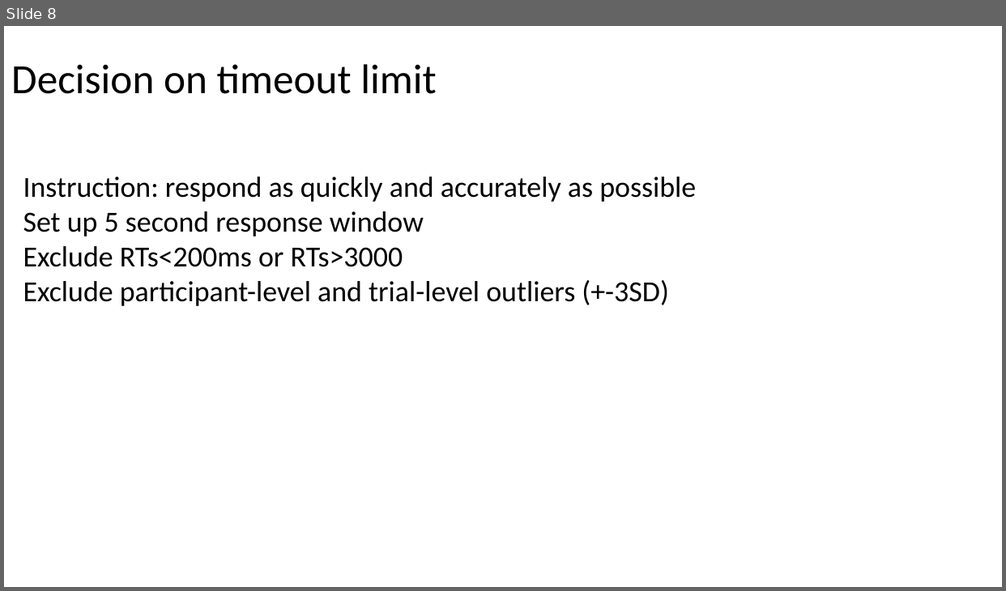
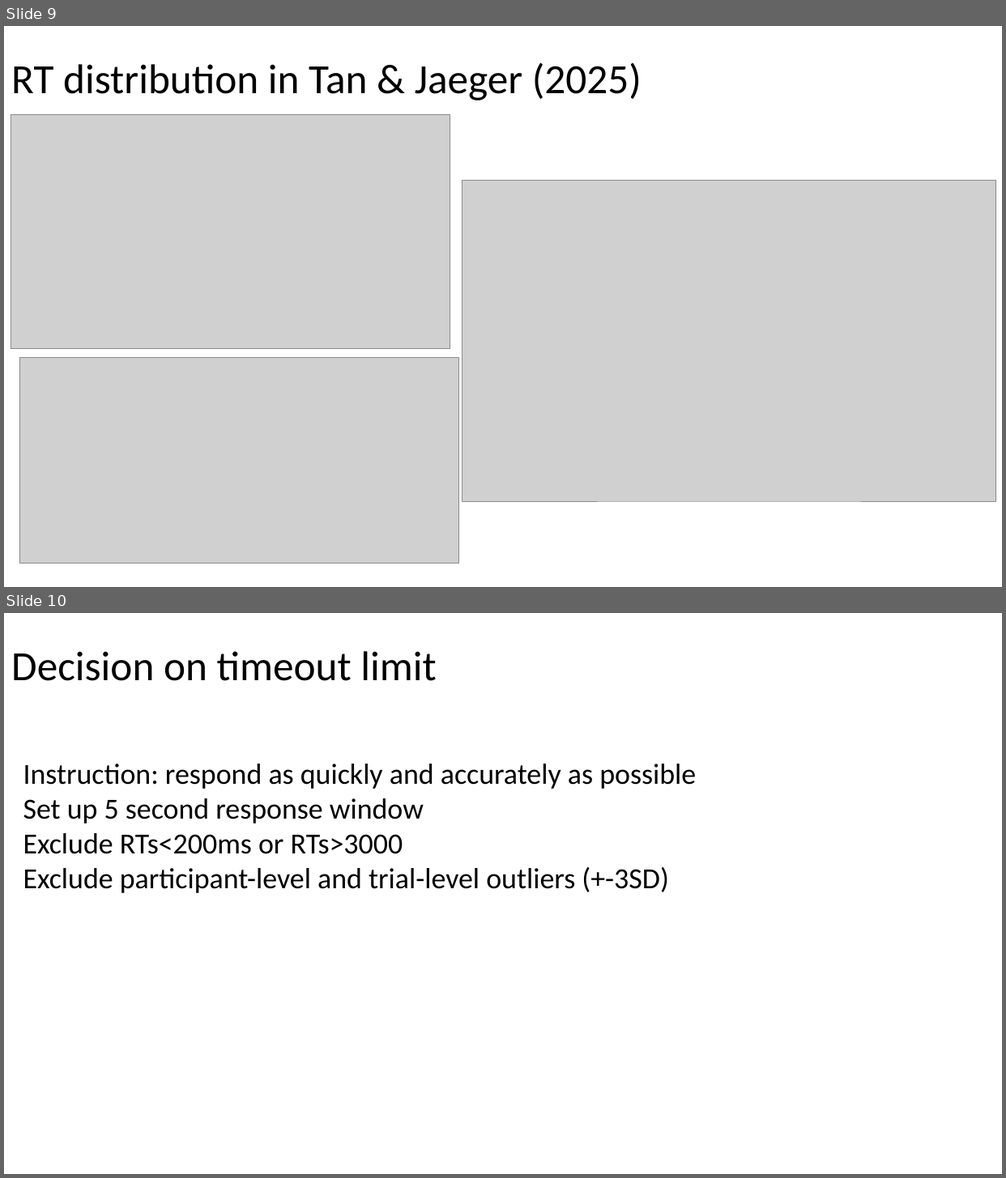
Before and after one commit to NanWang0221/Spanish-DL, a slide deck: progress-updates/20260609 updates.pptx. Shown one above the other, each under a label of ours: slide 8 before the commit, slides 9 and 10 after it. The pictures are 1006x591 and 1006x1178 pixels, drawn with LibreOffice and Linux fonts; fonts in the diff are those of the drawing; grey boxes stand for pictures. Boxes give left, top, right and bottom in pixels: in the first picture for what was removed or moved away, otherwise in the second. Text is boxed around its words. In the diff, an @@ line names an element or a change of style, - is before the commit and + after.

```diff
--- a/progress-updates/20260609 updates.pptx
+++ b/progress-updates/20260609 updates.pptx
@@ slide 9 added at [4, 26, 1002, 587], background #FFFFFF @@
@@ title added at [11, 62, 641, 101], 40 pt, text #000000 @@
+RT distribution in Tan & Jaeger (2025)
@@ picture added at [10, 114, 450, 349] @@
@@ picture added at [462, 180, 996, 501] @@
@@ picture added at [19, 358, 459, 565] @@
@@ what was slide 8 is now slide 10 @@
```
Also in this commit, not shown: 1 other slide added, 1 other file.
